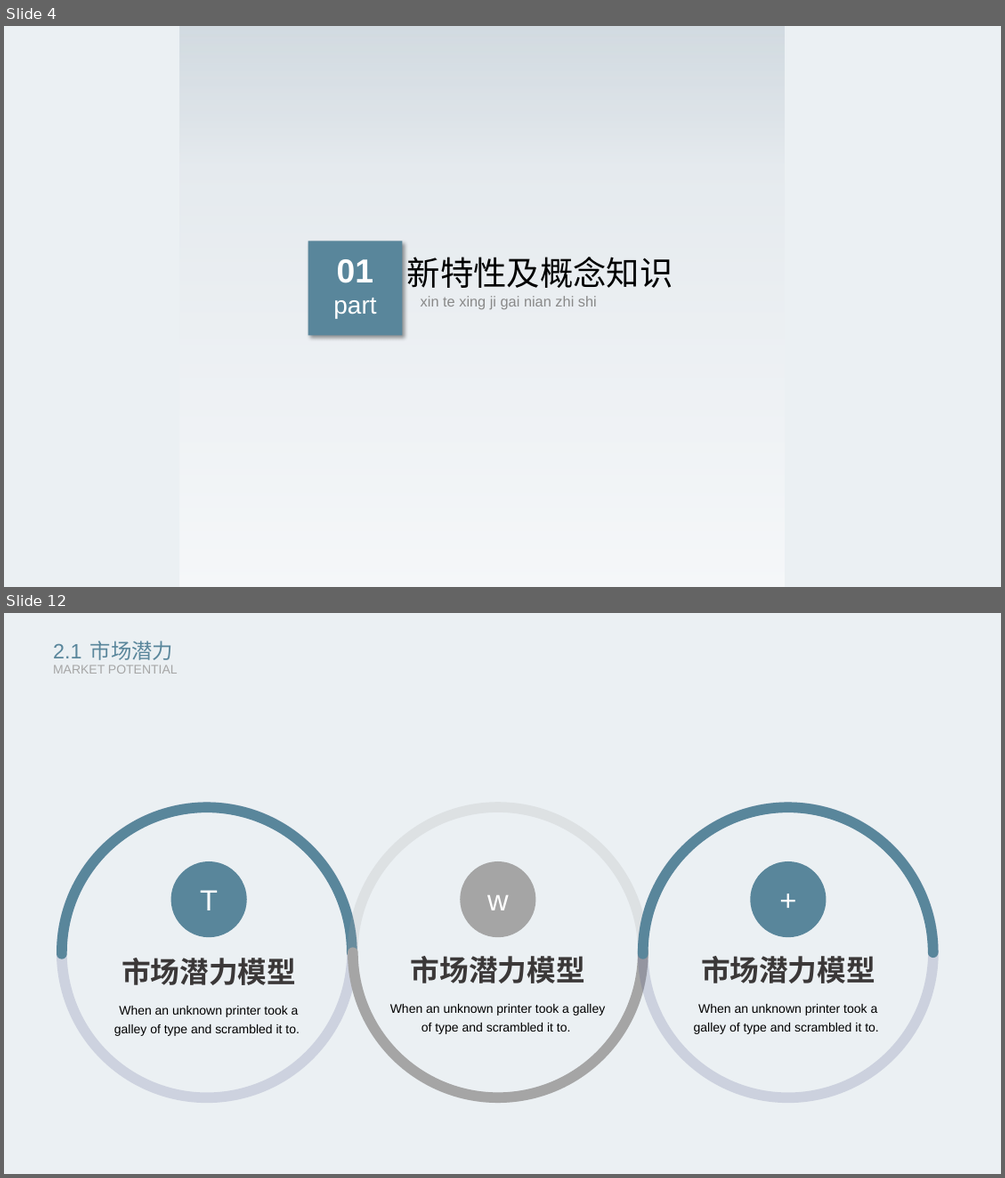
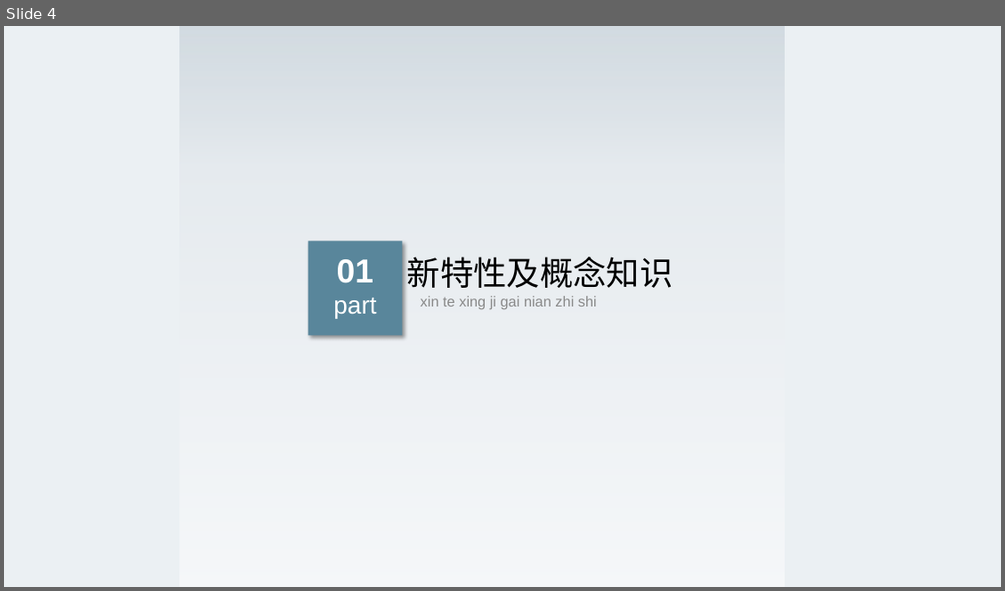
Before and after one commit to jgsrty/vite-demo, a slide deck: rty-share-2020-07-31.pptx. Shown one above the other, each under a label of ours: slides 4 and 12 before the commit, slide 4 after it; the slides between them are not shown. The pictures are 1005x1178 and 1005x591 pixels, drawn with LibreOffice and Linux fonts; fonts in the diff are those of the drawing. Boxes give left, top, right and bottom in pixels: in the first picture for what was removed or moved away, otherwise in the second. Text is boxed around its words. In the diff, an @@ line names an element or a change of style, - is before the commit and + after.

```diff
--- a/rty-share-2020-07-31.pptx
+++ b/rty-share-2020-07-31.pptx
@@ slide 12 removed at box(4, 613, 1001, 1174), background #EBF0F3 @@
@@ text removed at box(53, 665, 178, 674) @@
-MARKET POTENTIAL
@@ text removed at box(53, 641, 173, 660) @@
-2.1 市场潜力
@@ ellipse removed at box(62, 807, 352, 1097) @@
@@ arc (boxed as its full ellipse) removed at box(62, 807, 352, 1097) @@
@@ ellipse removed at box(353, 807, 643, 1097) @@
@@ arc (boxed as its full ellipse) removed at box(353, 807, 643, 1097) @@
@@ ellipse removed at box(643, 807, 933, 1097) @@
@@ arc (boxed as its full ellipse) removed at box(643, 807, 933, 1097) @@
@@ ellipse removed at box(170, 861, 246, 937) @@
-T
@@ ellipse removed at box(461, 861, 535, 937) @@
-w
@@ ellipse removed at box(751, 861, 825, 937) @@
-+
@@ text removed at box(114, 957, 299, 1036) @@
-市场潜力模型
-When an unknown printer took a galley of type and scrambled it to.
@@ text removed at box(390, 956, 606, 1034) @@
-市场潜力模型
-When an unknown printer took a galley of type and scrambled it to.
@@ text removed at box(694, 956, 879, 1034) @@
-市场潜力模型
-When an unknown printer took a galley of type and scrambled it to.
```
Also in this commit, not shown: 6 slides changed, 6 slides added, 15 other slides removed, 2 other files.
